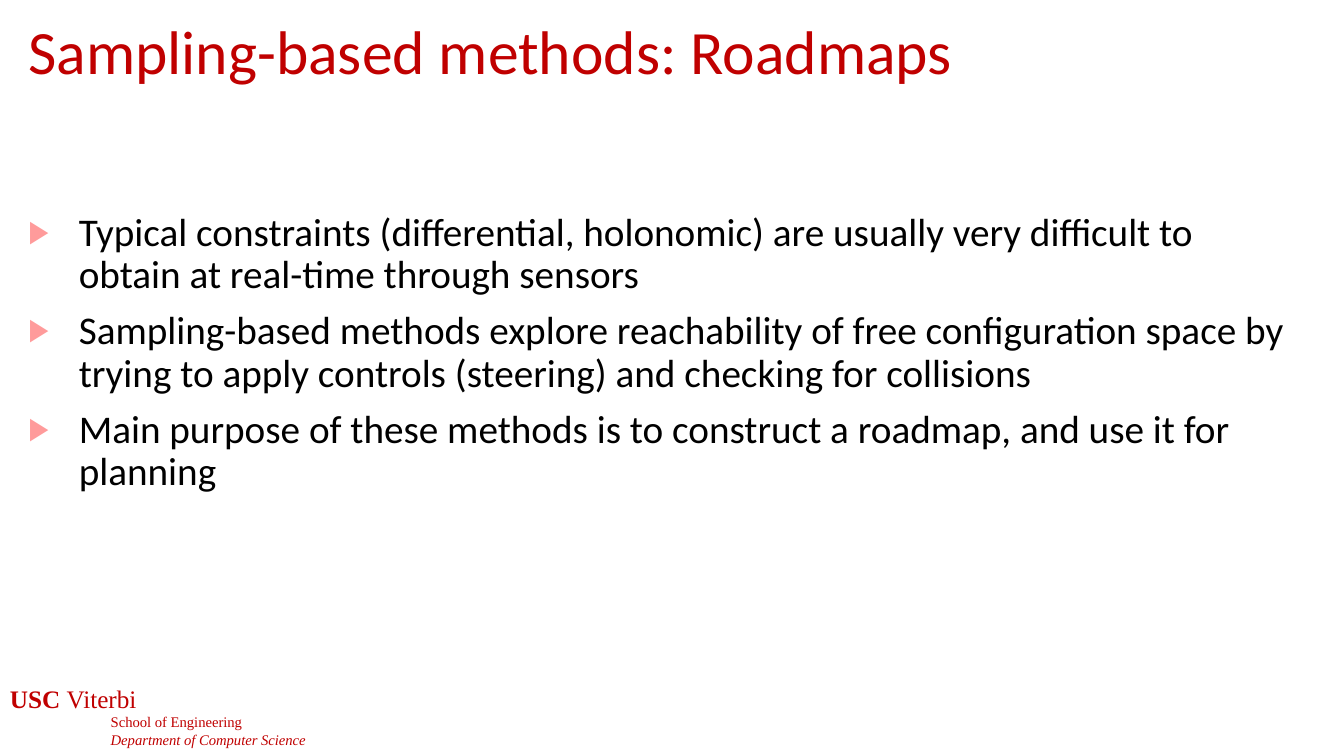
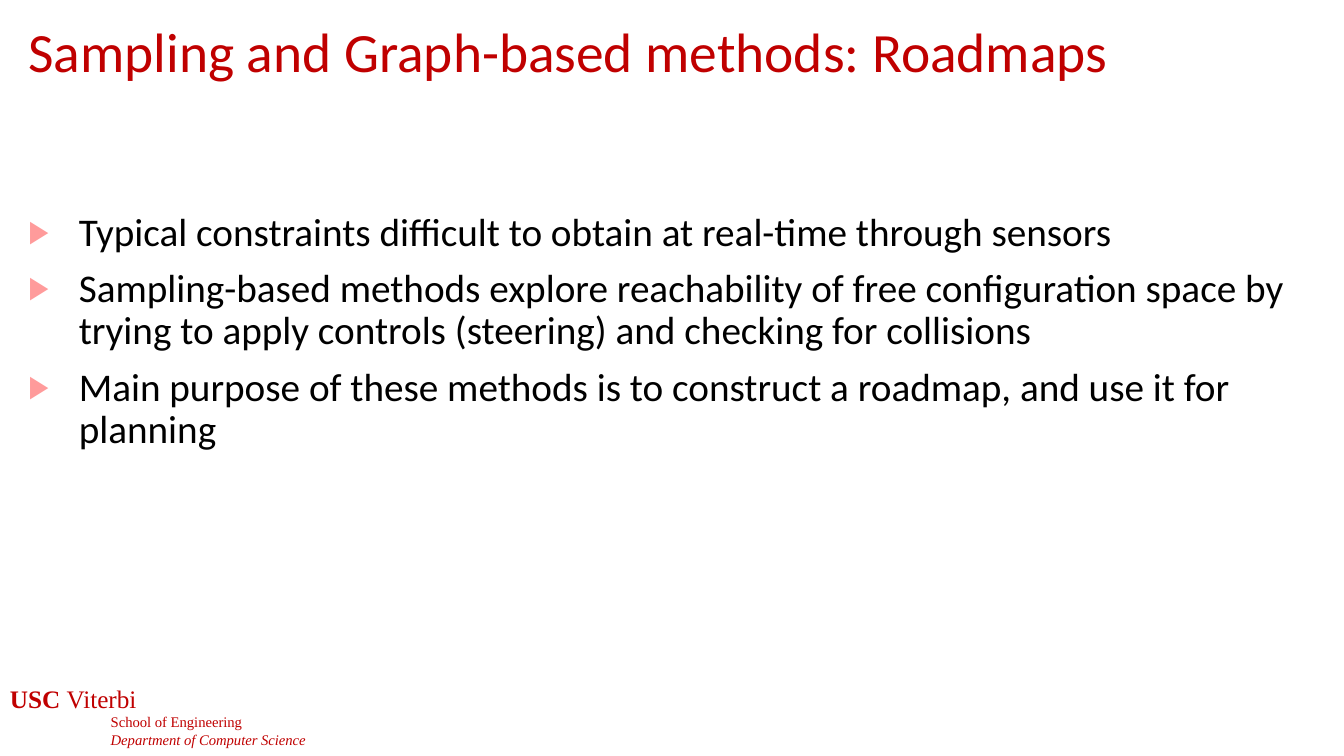
Before and after one commit to jdeshmukh/jdeshmukh.github.io, a slide deck: slide 30 of teaching/cs513-autocps-fall-2025/slides/Planning.pptx (slide 29 before the commit). Drawn at 1344x756 pixels with LibreOffice and Linux fonts; fonts in the diff are those of the drawing; background and template pictures are left out. Boxes give left, top, right and bottom in pixels: in the first picture for what was removed or moved away, otherwise in the second. Text is boxed around its words. In the diff, an @@ line names an element or a change of style, - is before the commit and + after.

```diff
--- a/teaching/cs513-autocps-fall-2025/slides/Planning.pptx
+++ b/teaching/cs513-autocps-fall-2025/slides/Planning.pptx
@@ title at [28,33,1107,82]: text changed; size 44 to 39.6 pt @@
-Sampling-based methods: Roadmaps
+Sampling and Graph-based methods: Roadmaps
@@ text at [79,218,1112,253]: text changed @@
-▶ Typical constraints (differential, holonomic) are usually very difficult to obtain at real-time through sensors
+▶ Typical constraints difficult to obtain at real-time through sensors
```
Also in this commit, not shown: 7 other slides changed, 1 slide added, 1 other file.
